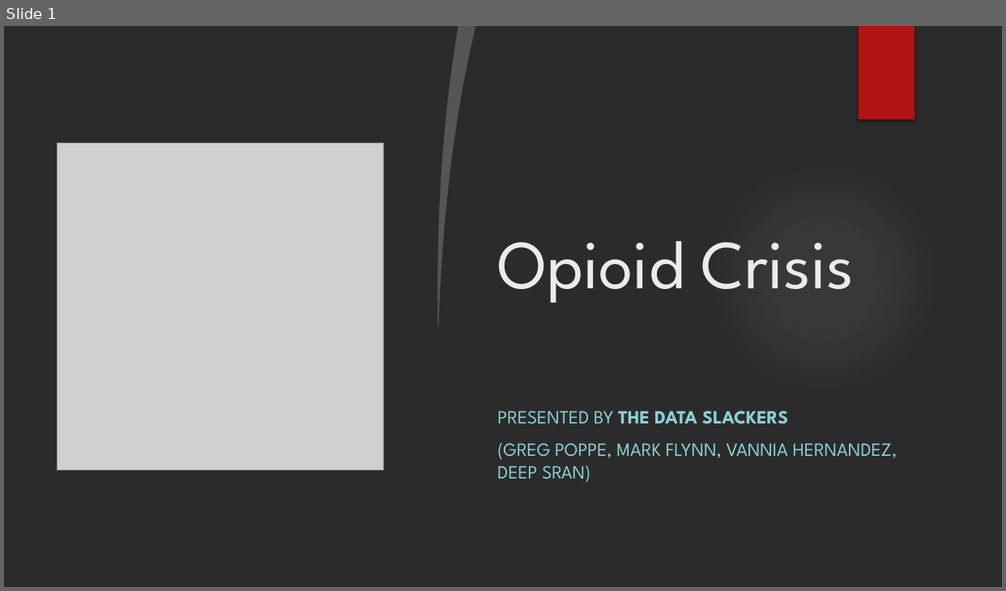
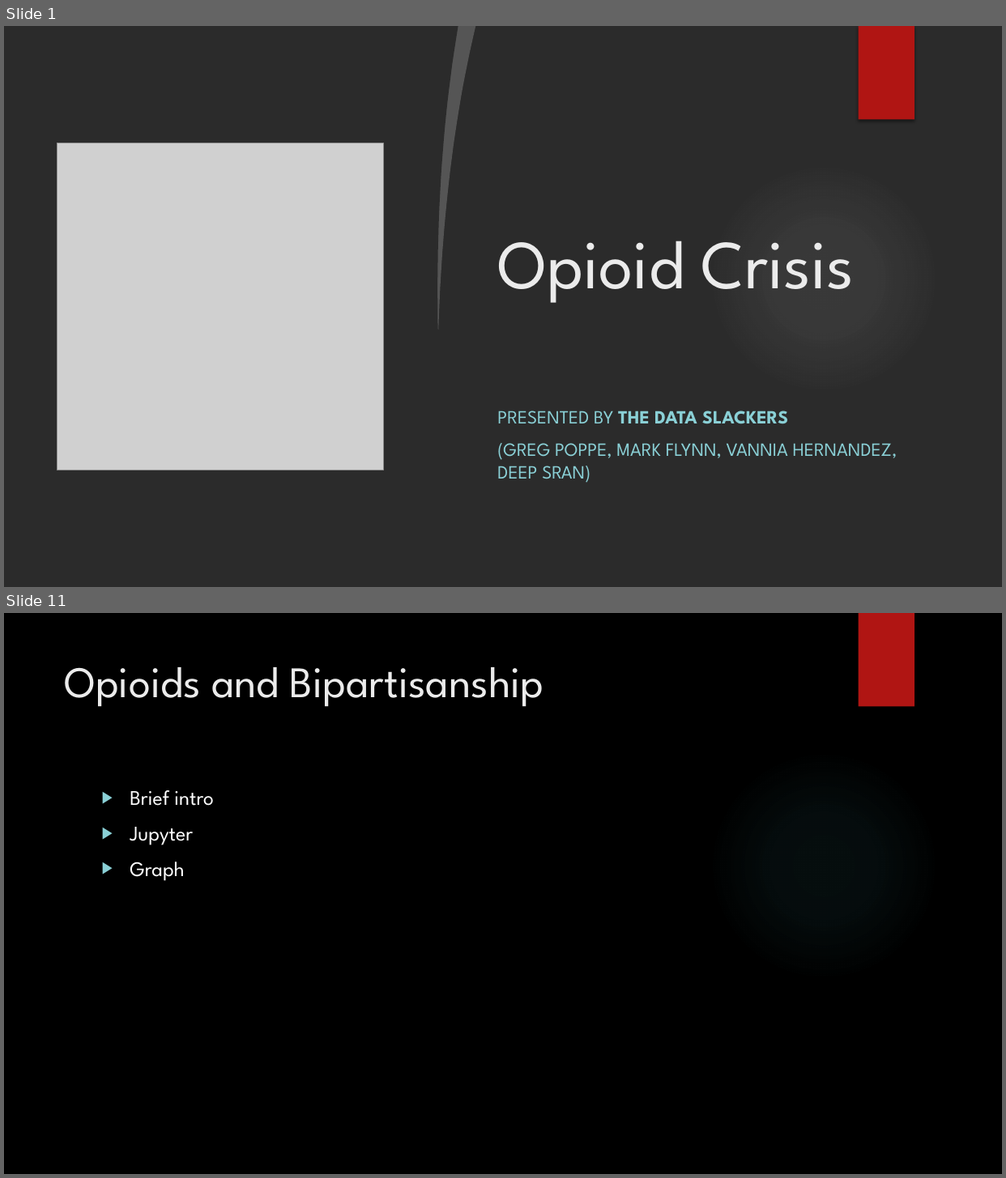
Before and after one commit to GregPoppe/opioid_project, a slide deck: Opioid_Crisis.pptx. Shown one above the other, each under a label of ours: slide 1 before the commit, slides 1 and 11 after it; the slides between them are not shown. The pictures are 1006x591 and 1006x1178 pixels, drawn with LibreOffice and Linux fonts; fonts in the diff are those of the drawing; grey boxes stand for pictures; background and template pictures are left out; a plain dark background stands for a picture behind light text. Boxes give left, top, right and bottom in pixels: in the first picture for what was removed or moved away, otherwise in the second. Text is boxed around its words. In the diff, an @@ line names an element or a change of style, - is before the commit and + after.

```diff
--- a/Opioid_Crisis.pptx
+++ b/Opioid_Crisis.pptx
@@ slide 11 added at box(4, 613, 1002, 1174), background picture (left out) @@
@@ rectangle added at box(859, 613, 914, 707), fill #B01513 @@
@@ title added at box(65, 667, 544, 707), 42 pt, text #EBEBEB @@
+Opioids and Bipartisanship
@@ ellipse added at box(709, 750, 939, 981), fill gradient #50B9C1 @@
@@ text added at box(130, 790, 214, 881), 20 pt, text #FFFFFF @@
+▶ Brief intro
+▶ Jupyter
+▶ Graph
```
Also in this commit, not shown: 10 other slides added, 3 slides removed.
